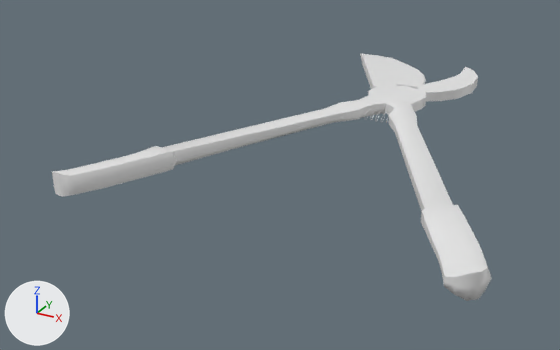
The FBX model Personal/Elías/Tijeras_De_Podar/FBX_Files/Tijeras_de_podar_grandes.FBX, before and after one commit.
Both versions are drawn from a 50 mm lens placed at (-0.307, -0.598, 0.273), pointed at (-0.63, -0.011, -0.02). The lights are fixed; the arrows at lower left show +X, +Y and +Z. Where no turn or scale is listed for an object, it has been applied to the vertices.

The first picture shows 'Line001'.
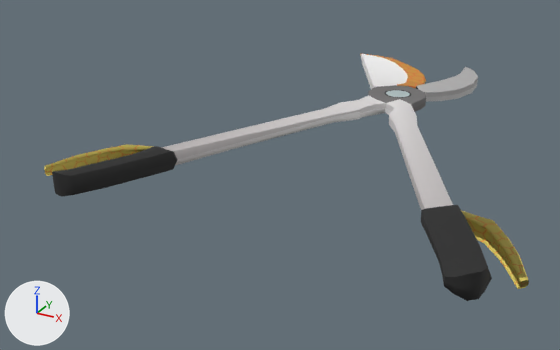
Location of each change, (x1, y1, x2, y2) in pixels of the pictures (560 x 350 px):
```json
{"object": "Line001", "change": "reshaped", "before": [52, 54, 492, 301], "after": [44, 54, 529, 301], "on screen": "10% wider"}
{"part": 1, "of": "me_mesh", "change": "added", "after": [461, 210, 529, 289], "on screen": "yellow"}
{"part": 2, "of": "me_mesh", "change": "added", "after": [44, 144, 154, 176], "on screen": "yellow"}
{"part": 3, "of": "me_mesh", "change": "deleted", "before": [365, 109, 389, 123]}
{"part": 4, "of": "me_mesh", "change": "recoloured", "before": [52, 54, 492, 301], "after": [52, 54, 492, 301]}
```

Scene script edits in JSON lines:
```json
{"op": "add", "block": "img_t_tijeras_podar_grandes_png", "code": ["img_t_tijeras_podar_grandes_png = load_image('T_Tijeras_Podar_Grandes.png', '../T_Tijeras_Podar_Grandes.png', 1024, 1024, 'sRGB')"]}
{"op": "add", "block": "mat_material__26", "code": ["mat_material__26 = principled_material('Material #26')", "mat_material__26.texture = img_t_tijeras_podar_grandes_png", "mat_material__26.roughness = 0.859"]}
{"block": "me_mesh", "where": "# used by ob_line001; location = (-0.5341, 0.0499, 0.0274)"}
{"op": "remove", "block": "me_mesh", "code": "me_mesh.from_pydata(...)  # 679 vertices, 688 faces; spans x -0.209..0.141, y -0.244..0.233, z -0.017..0.005"}
{"op": "add", "block": "me_mesh", "code": "me_mesh.from_pydata(...)  # 599 vertices, 600 faces; spans x -0.227..0.163, y -0.244..0.233, z -0.017..0.005"}
{"block": "me_mesh", "change": "me_mesh part 1: a new loose piece of 88 vertices spanning x 0.097..0.163, y -0.219..-0.145, z -0.014..0.0, in mat_material__26 (picture img_t_tijeras_podar_grandes_png)"}
{"block": "me_mesh", "change": "me_mesh part 2: a new loose piece of 88 vertices spanning x -0.227..-0.167, y -0.229..-0.15, z -0.014..0.0, in mat_material__26 (picture img_t_tijeras_podar_grandes_png)"}
{"block": "me_mesh", "change": "me_mesh part 3: the loose piece of 255 vertices spanning x -0.05..-0.021, y 0.021..0.037, z -0.011..-0.001 is deleted"}
{"block": "me_mesh", "change": "me_mesh part 4: 434 faces spanning x -0.209..0.141, y -0.244..0.233, z -0.017..0.005 switch from no material to mat_material__26 (picture img_t_tijeras_podar_grandes_png)"}
```
